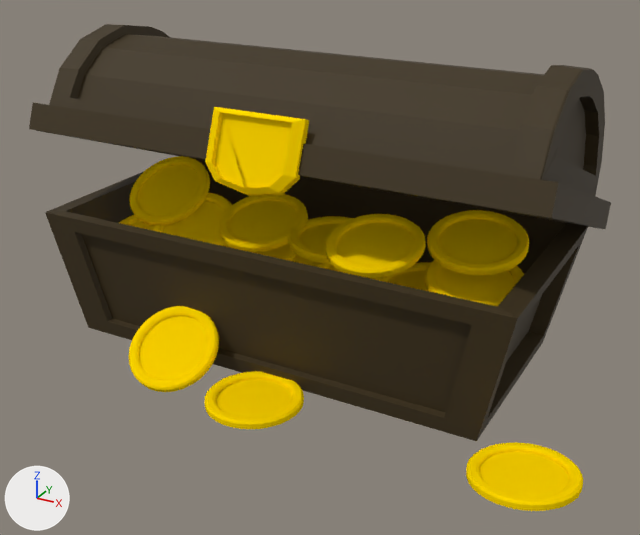
Before and after pictures for a commit that changed the Blender file Assets/Objects/treasurechest.blend.
One viewpoint serves both versions: a 50 mm lens placed at (3.57, -6.34, 3.87), pointed at (0.32, -0.42, 0.91). Arrows for +X, +Y and +Z are at lower left; the lights stay in place.

The scene before the commit, as lines of its bpy script (objects in view):
```python
ob_circle_009 = bpy.data.objects.new('Circle.009', me_circle)
ob_circle_009.location = (0.802, -0.395, 1.213)
ob_circle_009.rotation_euler = (0.637, 0.0256, -6.321)  # degrees (36, 1.5, 358)
ob_circle_009.scale = (0.181, 0.181, 0.181)
ob_circle_011 = bpy.data.objects.new('Circle.011', me_circle)
ob_circle_011.location = (-0.696, -1.155, 0.244)
ob_circle_011.rotation_euler = (-5.446, -0.448, -11.75)  # degrees (-312, -26, 47)
ob_circle_011.scale = (0.181, 0.181, 0.181)
ob_circle_012 = bpy.data.objects.new('Circle.012', me_circle)
ob_circle_012.location = (0.162, -1.235, 0.047)
ob_circle_012.rotation_euler = (-5.912, -0.00561, -11.66)  # degrees (-339, -0.3, 52)
ob_circle_012.scale = (0.181, 0.181, 0.181)
ob_circle_013 = bpy.data.objects.new('Circle.013', me_circle)
ob_circle_013.location = (2.361, -1.186, 0.066)
ob_circle_013.rotation_euler = (-5.986, 0.0134, -11.74)  # degrees (-343, 0.8, 47)
ob_circle_013.scale = (0.181, 0.181, 0.181)
ob_plane_001 = bpy.data.objects.new('Plane.001', me_plane_001)
ob_plane_001.location = (0.0, 0.0, 0.0)
ob_plane_001.rotation_euler = (0.0, 0.0, 1.571)  # degrees (0, 0, 90)
ob_plane_001.scale = (1.0, 2.16, 1.0)
ob_plane_002 = bpy.data.objects.new('Plane.002', me_plane_002)
ob_plane_002.location = (0.009, 0.984, 1.18)
ob_plane_002.rotation_euler = (0.0, 0.362, 1.571)  # degrees (0, 21, 90)
ob_plane_002.scale = (1.0, 2.16, 1.0)
# also in view: 'Circle.014' at (-1.49, -0.07, 1.18); 'Circle.010' at (1.56, -0.14, 0.96); 'Circle.007' at (-0.41, -0.14, 1.1); 'Circle.015' at (1.52, -0.02, 1.24); 'Circle.004' at (1.11, -0.27, 0.84)
```
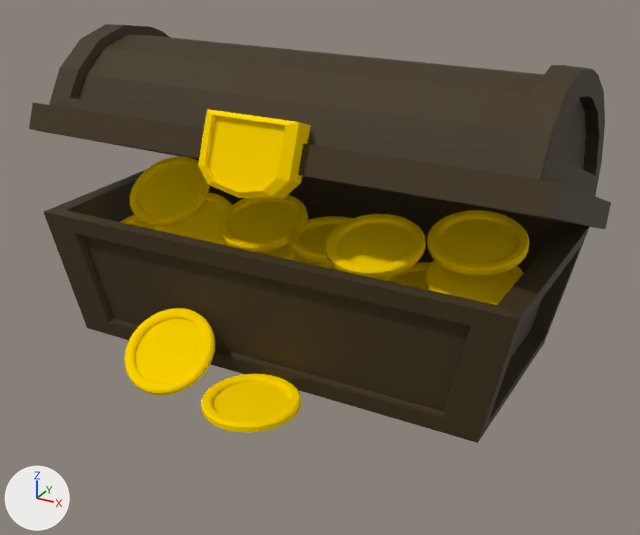
Patch to the scene script:
```diff
--- a/Assets/Objects/treasurechest.blend.py
+++ b/Assets/Objects/treasurechest.blend.py
@@ me_plane_002 @@
 # used by ob_plane_002; location = (0.009, 0.984, 1.18); rotation_euler = (0.0, 0.362, 1.571), in degrees (0, 21, 90); scale = (1.0, 2.16, 1.0)
-me_plane_002.from_pydata(...)  # 56 vertices, 44 faces; spans x -2.105..-2.006, y -0.187..0.187, z -0.244..0.373
+me_plane_002.from_pydata(...)  # 35 vertices, 31 faces; spans x -2.105..-1.884, y -0.187..0.187, z -0.244..0.373
+# me_plane_002 part 1
+# 25 vertices are removed from x -2.105..-2.006, y -0.187..0.187, z -0.244..0.373
+# 33 faces are deleted
+# 3 vertices in x -2.006, y -0.132..0.132, z -0.244..-0.19 move by (0.122, 0.0, 0.0)
+# 4 vertices are added at (-1.884, 0.187, 0.373), (-1.884, -0.187, 0.373), (-1.884, 0.187, -0.058), (-1.884, -0.187, -0.058)
+# 20 new faces join them
 me_plane_002.materials.append(mat_material_001)
@@ ob_plane_001 @@
 ob_plane_001.scale = (1.0, 2.16, 1.0)
+_m = ob_plane_001.modifiers.new('Solidify', 'SOLIDIFY')
@@ ob_plane_002 @@
 ob_plane_002 = bpy.data.objects.new('Plane.002', me_plane_002)
-ob_plane_002.location = (0.009, 0.984, 1.18)
+ob_plane_002.location = (0.009, 0.891, 1.18)
 ob_plane_002.rotation_euler = (0.0, 0.362, 1.571)  # degrees (0, 21, 90)
@@ ob_circle_011 @@
 ob_circle_011 = bpy.data.objects.new('Circle.011', me_circle)
-ob_circle_011.location = (-0.696, -1.155, 0.244)
+ob_circle_011.location = (-0.696, -1.211, 0.244)
 ob_circle_011.rotation_euler = (-5.446, -0.448, -11.75)  # degrees (-312, -26, 47)
@@ ob_circle_012 @@
 ob_circle_012 = bpy.data.objects.new('Circle.012', me_circle)
-ob_circle_012.location = (0.162, -1.235, 0.047)
+ob_circle_012.location = (0.162, -1.28, 0.047)
 ob_circle_012.rotation_euler = (-5.912, -0.00561, -11.66)  # degrees (-339, -0.3, 52)
@@ ob_circle_013 @@
-ob_circle_013 = bpy.data.objects.new('Circle.013', me_circle)
-ob_circle_013.location = (2.361, -1.186, 0.066)
-ob_circle_013.rotation_euler = (-5.986, 0.0134, -11.74)  # degrees (-343, 0.8, 47)
-ob_circle_013.scale = (0.181, 0.181, 0.181)
```

Changed parts and their boxes (x1, y1, x2, y2) in the pictures (640 x 535 px):
'Plane.001', modifiers changed
    before: (45, 159, 588, 441)
    after: (44, 156, 589, 443)
'Plane.002', reshaped, moved (9% wider)
    before: (205, 107, 309, 196)
    after: (198, 109, 311, 199)
'Circle.011', moved
    before: (129, 306, 219, 392)
    after: (124, 308, 215, 395)
'Circle.013', deleted (yellow)
    before: (466, 442, 583, 511)
'Circle.012', moved
    before: (205, 371, 304, 429)
    after: (201, 374, 301, 432)
part 1 of me_plane_002, cut back
    before: (215, 113, 309, 196)
    after: (208, 116, 311, 199)
